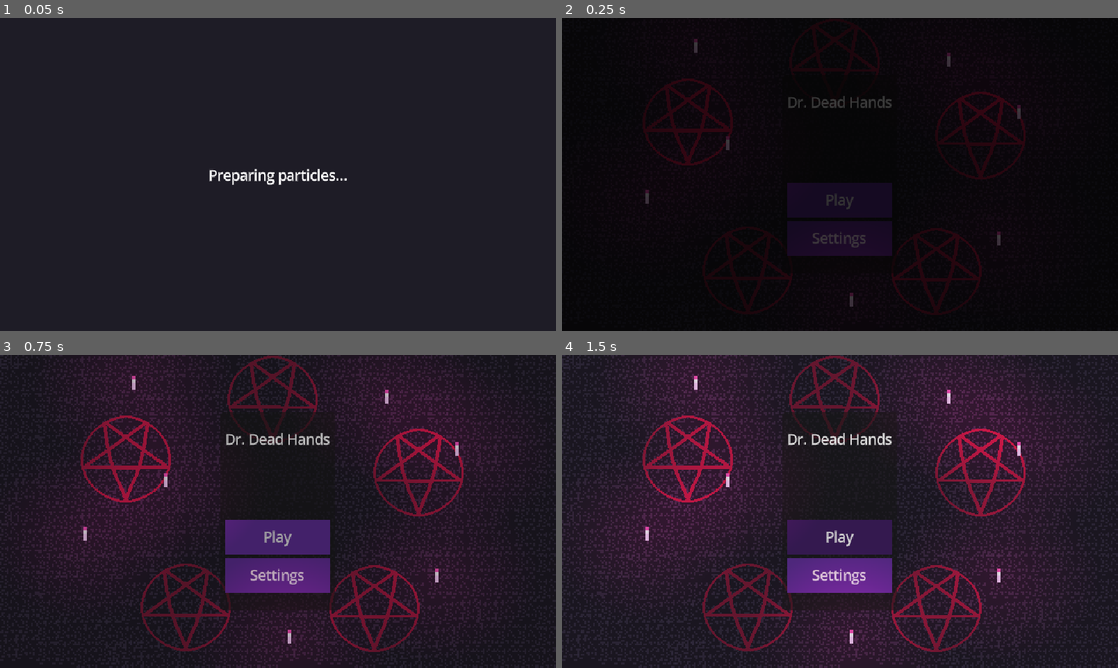
Above: before the commit, frames 1-4 (two rows, left to right).
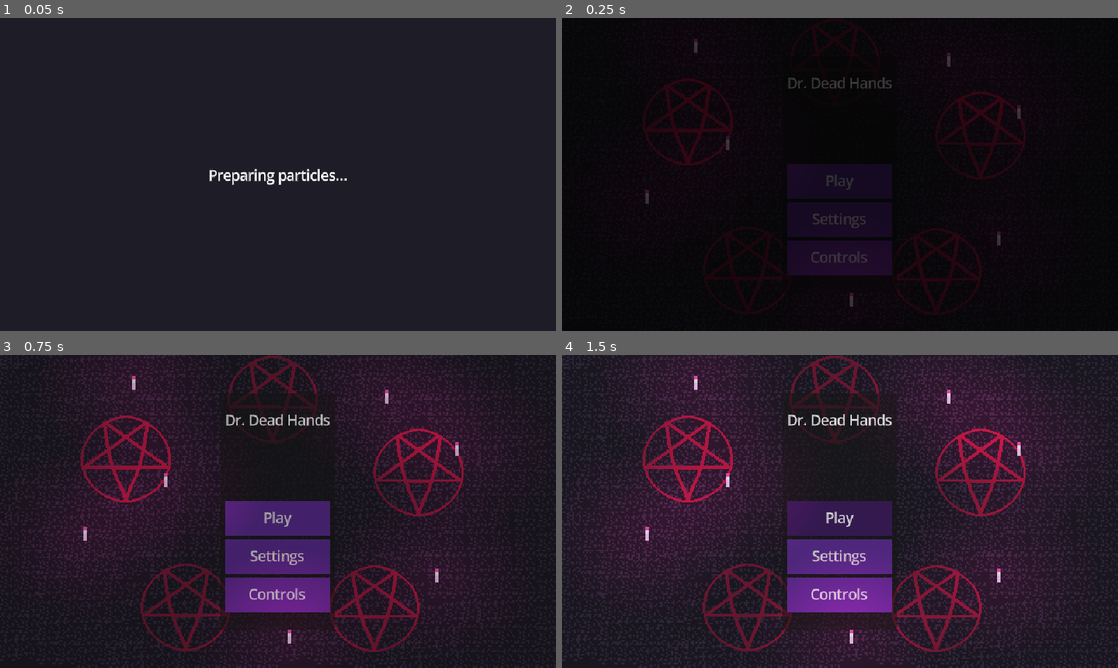
Above: after the commit, the same moments.

Repository: Diego-G-Sanchez/necro-bullet-hell
Game: Godot game, scene res://ui/start_screen.tscn
Two runs of this game, one before a commit and one after it. Both use one fixed random seed, a clock stepped at 60 frames per second and the inputs below.
Inputs (mouse positions are in pixels of both pictures, inside the frame that each line leads up to):
- Up to frame 1 (0.05 s): no input
- Up to frame 2 (0.25 s): no input
- Up to frame 3 (0.75 s): click (278, 596) at 0.5 s, where only the run after the commit has a clickable "Controls"
- Up to frame 4 (1.5 s): click "Play" at 1.25 s

Frame 1 is identical in both runs. In frame 2, 3.7% of the frame differs, in the area x 40-60%, y 18-83%; in frame 3, 4.4%; in frame 4, 5.3%, in the area x 39-61%, y 12-88%.

Commit message:
Controls

Diff:
--- a/globals.gd
+++ b/globals.gd
@@ -1,6 +1,18 @@
 extends Node
 
 const SAVE_PATH := "user://save.cfg"
+const REMAP_ACTIONS: Array[String] = [
+	"move_left",
+	"move_right",
+	"move_up",
+	"move_down",
+	"action1",
+	"action2",
+	"go_wolf",
+	"go_sharp",
+	"go_mage",
+	"pause",
+]
 const ENEMY_TYPES: Array[String] = ["zombie", "bat", "thiccums"]
 const ENEMY_LABELS := {
 	"zombie": "Zombies",
@@ -16,10 +28,12 @@
 var last_run_kills: Dictionary = {}
 var best_kills: Dictionary = {}
 var total_kills: Dictionary = {}
+var _default_primaries: Dictionary = {}
 
 @onready var music: AudioStreamPlayer = $Music
 
 func _ready() -> void:
+	_snapshot_default_primaries()
 	_empty_kill_maps()
 	_load_save()
 
@@ -45,6 +59,7 @@
 	_load_kill_map(cfg, "kills_last_", last_run_kills)
 	_load_kill_map(cfg, "kills_best_", best_kills)
 	_load_kill_map(cfg, "kills_total_", total_kills)
+	_apply_controls_from_cfg(cfg)
 
 func _load_kill_map(cfg: ConfigFile, prefix: String, target: Dictionary) -> void:
 	for enemy_type in ENEMY_TYPES:
@@ -59,11 +74,154 @@
 	_write_kill_map(cfg, "kills_last_", last_run_kills)
 	_write_kill_map(cfg, "kills_best_", best_kills)
 	_write_kill_map(cfg, "kills_total_", total_kills)
+	_write_controls(cfg)
 	cfg.save(SAVE_PATH)
 
 func _write_kill_map(cfg: ConfigFile, prefix: String, source: Dictionary) -> void:
 	for enemy_type in ENEMY_TYPES:
 		cfg.set_value("save", prefix + enemy_type, int(source.get(enemy_type, 0)))
+
+
+func _snapshot_default_primaries() -> void:
+	_default_primaries.clear()
+	for action in REMAP_ACTIONS:
+		var event := get_primary_event(action)
+		if event != null:
+			_default_primaries[action] = serialize_input_event(event)
+
+
+func _apply_controls_from_cfg(cfg: ConfigFile) -> void:
+	for action in REMAP_ACTIONS:
+		if not cfg.has_section_key("controls", action):
+			continue
+		var data: Variant = cfg.get_value("controls", action, {})
+		if data is Dictionary:
+			var event := deserialize_input_event(data)
+			if event != null:
+				replace_primary_event(action, event, false)
+
+
+func _write_controls(cfg: ConfigFile) -> void:
+	for action in REMAP_ACTIONS:
+		var event := get_primary_event(action)
+		if event == null:
+			continue
+		cfg.set_value("controls", action, serialize_input_event(event))
+
+
+func _save_controls() -> void:
+	var cfg := ConfigFile.new()
+	cfg.load(SAVE_PATH)
+	_write_controls(cfg)
+	cfg.save(SAVE_PATH)
+
+
+func get_primary_event(action: String) -> InputEvent:
+	var events := InputMap.action_get_events(action)
+	if events.is_empty():
+		return null
+	return events[0]
+
+
+func format_input_event(event: InputEvent) -> String:
+	if event is InputEventMouseButton:
+		match (event as InputEventMouseButton).button_index:
+			MOUSE_BUTTON_LEFT:
+				return "LMB"
+			MOUSE_BUTTON_RIGHT:
+				return "RMB"
+			MOUSE_BUTTON_MIDDLE:
+				return "MMB"
+			_:
+				return "Mouse %d" % (event as InputEventMouseButton).button_index
+	if event is InputEventKey:
+		var key_event := event as InputEventKey
+		var code := key_event.physical_keycode if key_event.physical_keycode != KEY_NONE else key_event.keycode
+		return OS.get_keycode_string(code)
+	if event == null:
+		return "Unbound"
+	return event.as_text()
+
+
+func serialize_input_event(event: InputEvent) -> Dictionary:
+	if event is InputEventKey:
+		var key_event := event as InputEventKey
+		return {
+			"type": "key",
+			"physical_keycode": int(key_event.physical_keycode),
+			"keycode": int(key_event.keycode),
+		}
+	if event is InputEventMouseButton:
+		return {
+			"type": "mouse",
+			"button_index": int((event as InputEventMouseButton).button_index),
+		}
+	return {}
+
+
+func deserialize_input_event(data: Dictionary) -> InputEvent:
+	var event_type := str(data.get("type", ""))
+	if event_type == "key":
+		var key_event := InputEventKey.new()
+		key_event.physical_keycode = int(data.get("physical_keycode", 0)) as Key
+		key_event.keycode = int(data.get("keycode", 0)) as Key
+		return key_event
+	if event_type == "mouse":
+		var mouse_event := InputEventMouseButton.new()
+		mouse_event.button_index = int(data.get("button_index", 0)) as MouseButton
+		return mouse_event
+	return null
+
+
+func events_match(a: InputEvent, b: InputEvent) -> bool:
+	if a == null or b == null:
+		return false
+	if a is InputEventKey and b is InputEventKey:
+		var a_key := a as InputEventKey
+		var b_key := b as InputEventKey
+		var a_code := a_key.physical_keycode if a_key.physical_keycode != KEY_NONE else a_key.keycode
+		var b_code := b_key.physical_keycode if b_key.physical_keycode != KEY_NONE else b_key.keycode
+		return a_code != KEY_NONE and a_code == b_code
+	if a is InputEventMouseButton and b is InputEventMouseButton:
+		return (a as InputEventMouseButton).button_index == (b as InputEventMouseButton).button_index
+	return false
+
+
+func replace_primary_event(action: String, new_event: InputEvent, persist: bool = true) -> void:
+	if new_event == null or not InputMap.has_action(action):
+		return
+	if persist:
+		_steal_primary(action, new_event)
+	var events := InputMap.action_get_events(action)
+	var rest: Array[InputEvent] = []
+	for i in range(1, events.size()):
+		rest.append(events[i])
+	InputMap.action_erase_events(action)
+	InputMap.action_add_event(action, new_event)
+	for leftover in rest:
+		if not events_match(leftover, new_event):
+			InputMap.action_add_event(action, leftover)
+	if persist:
+		_save_controls()
+
+
+func _steal_primary(except_action: String, new_event: InputEvent) -> void:
+	for action in REMAP_ACTIONS:
+		if action == except_action:
+			continue
+		var primary := get_primary_event(action)
+		if events_match(primary, new_event):
+			InputMap.action_erase_event(action, primary)
+
+
+func reset_controls_to_defaults() -> void:
+	for action in REMAP_ACTIONS:
+		var data: Variant = _default_primaries.get(action, {})
+		if data is Dictionary:
+			var event := deserialize_input_event(data)
+			if event != null:
+				replace_primary_event(action, event, false)
+	_save_controls()
 
 func try_save_high_score(score: int) -> void:
 	if score <= high_score:
--- /dev/null
+++ b/ui/controls.gd
@@ -0,0 +1,160 @@
+class_name ControlsMenu
+extends Button
+
+const ACTION_LABELS := {
+	"move_left": "Move Left",
+	"move_right": "Move Right",
+	"move_up": "Move Up",
+	"move_down": "Move Down",
+	"action1": "Primary Action",
+	"action2": "Secondary Action",
+	"go_wolf": "Wolf Hands",
+	"go_sharp": "Sharp Hands",
+	"go_mage": "Mage Hands",
+	"pause": "Pause",
+}
+
+@onready var overlay: Control = %Overlay
+@onready var bind_list: VBoxContainer = %BindList
+
+var _bind_buttons: Dictionary = {}
+var _listening_action: String = ""
+var _ignore_activating_click: bool = false
+
+
+func _ready() -> void:
+	process_mode = Node.PROCESS_MODE_ALWAYS
+	pressed.connect(_on_controls_pressed)
+	overlay.hide()
+	overlay.set_as_top_level(true)
+	_fit_overlay()
+	get_viewport().size_changed.connect(_fit_overlay)
+	_build_rows()
+
+
+func is_overlay_open() -> bool:
+	return overlay.visible
+
+
+func close_overlay() -> void:
+	_stop_listening()
+	overlay.hide()
+
+
+func _on_controls_pressed() -> void:
+	overlay.show()
+	_fit_overlay()
+	_refresh_labels()
+	move_to_front()
+
+
+func _on_back_pressed() -> void:
+	close_overlay()
+
+
+func _on_reset_pressed() -> void:
+	_stop_listening()
+	Globals.reset_controls_to_defaults()
+	_refresh_labels()
+
+
+func _fit_overlay() -> void:
+	overlay.position = Vector2.ZERO
+	overlay.size = get_viewport_rect().size
+
+
+func _build_rows() -> void:
+	for child in bind_list.get_children():
+		child.queue_free()
+	_bind_buttons.clear()
+	for action in Globals.REMAP_ACTIONS:
+		var row := Panel.new()
+		row.custom_minimum_size = Vector2(0, 28)
+		var hbox := HBoxContainer.new()
+		hbox.set_anchors_and_offsets_preset(Control.PRESET_FULL_RECT)
+		hbox.add_theme_constant_override("separation", 8)
+		var label := Label.new()
+		label.text = str(ACTION_LABELS.get(action, action))
+		label.size_flags_horizontal = Control.SIZE_EXPAND_FILL
+		var bind_button := Button.new()
+		bind_button.custom_minimum_size = Vector2(90, 0)
+		bind_button.size_flags_vertical = Control.SIZE_EXPAND_FILL
+		bind_button.pressed.connect(_on_bind_pressed.bind(action))
+		hbox.add_child(label)
+		hbox.add_child(bind_button)
+		row.add_child(hbox)
+		bind_list.add_child(row)
+		_bind_buttons[action] = bind_button
+	_refresh_labels()
+
+
+func _refresh_labels() -> void:
+	for action in _bind_buttons:
+		if action == _listening_action:
+			continue
+		var button: Button = _bind_buttons[action]
+		var event := Globals.get_primary_event(action)
+		button.text = Globals.format_input_event(event)
+
+
+func _on_bind_pressed(action: String) -> void:
+	if _listening_action == action:
+		_stop_listening()
+		_refresh_labels()
+		return
+	_start_listening(action)
+
+
+func _start_listening(action: String) -> void:
+	_listening_action = action
+	_ignore_activating_click = true
+	var button: Button = _bind_buttons[action]
+	button.release_focus()
+	button.text = "Press any key..."
+	_refresh_labels()
+
+
+func _stop_listening() -> void:
+	_listening_action = ""
+	_ignore_activating_click = false
+
+
+func _input(event: InputEvent) -> void:
+	if not overlay.visible:
+		return
+	if _listening_action.is_empty():
+		if event.is_action_pressed("pause"):
+			close_overlay()
+			get_viewport().set_input_as_handled()
+		return
+	if _ignore_activating_click and event is InputEventMouseButton:
+		if not event.pressed:
+			_ignore_activating_click = false
+		get_viewport().set_input_as_handled()
+		return
+	_ignore_activating_click = false
+	if event is InputEventMouseButton and event.pressed:
+		var hovered := get_viewport().gui_get_hovered_control()
+		if hovered is Button and overlay.is_ancestor_of(hovered):
+			return
+	if not event.is_pressed() or event.is_echo():
+		return
+	if event is InputEventKey or event is InputEventMouseButton:
+		Globals.replace_primary_event(_listening_action, _clean_bind_event(event))
+		_stop_listening()
+		_refresh_labels()
+		get_viewport().set_input_as_handled()
+
+
+func _clean_bind_event(event: InputEvent) -> InputEvent:
+	if event is InputEventKey:
+		var key_event := event as InputEventKey
+		var cleaned := InputEventKey.new()
+		cleaned.physical_keycode = key_event.physical_keycode
+		cleaned.keycode = key_event.keycode
+		return cleaned
+	if event is InputEventMouseButton:
+		var cleaned := InputEventMouseButton.new()
+		cleaned.button_index = (event as InputEventMouseButton).button_index
+		return cleaned
+	return event
--- /dev/null
+++ b/ui/controls.tscn
@@ -0,0 +1,97 @@
+[gd_scene format=3 uid="uid://c0ntr0lsscene"]
+
+[ext_resource type="Script" uid="uid://c0ntr0lsremap" path="res://ui/controls.gd" id="1_controls"]
+
+[sub_resource type="StyleBoxFlat" id="StyleBoxFlat_u0541"]
+bg_color = Color(0.35686275, 0.1764706, 0.5647059, 1)
+
+[sub_resource type="StyleBoxFlat" id="StyleBoxFlat_oo8kp"]
+bg_color = Color(0.23529412, 0.11372549, 0.36078432, 1)
+
+[sub_resource type="StyleBoxFlat" id="StyleBoxFlat_overlay"]
+bg_color = Color(0.14117648, 0.078431375, 0.21960784, 1)
+
+[node name="Controls" type="Button"]
+custom_minimum_size = Vector2(0, 40)
+process_mode = 3
+offset_right = 80.0
+offset_bottom = 40.0
+theme_override_styles/normal = SubResource("StyleBoxFlat_u0541")
+theme_override_styles/hover = SubResource("StyleBoxFlat_oo8kp")
+text = "Controls"
+script = ExtResource("1_controls")
+
+[node name="Overlay" type="Control" parent="."]
+unique_name_in_owner = true
+visible = false
+top_level = true
+z_index = 20
+layout_mode = 3
+anchors_preset = 15
+anchor_right = 1.0
+anchor_bottom = 1.0
+grow_horizontal = 2
+grow_vertical = 2
+mouse_filter = 0
+
+[node name="PanelContainer" type="PanelContainer" parent="Overlay"]
+layout_mode = 1
+anchors_preset = 15
+anchor_right = 1.0
+anchor_bottom = 1.0
+grow_horizontal = 2
+grow_vertical = 2
+theme_override_styles/panel = SubResource("StyleBoxFlat_overlay")
+
+[node name="Panel" type="Panel" parent="Overlay/PanelContainer"]
+layout_mode = 2
+theme_override_styles/panel = SubResource("StyleBoxFlat_overlay")
+
+[node name="MarginContainer" type="MarginContainer" parent="Overlay/PanelContainer/Panel"]
+layout_mode = 1
+anchors_preset = 15
+anchor_right = 1.0
+anchor_bottom = 1.0
+grow_horizontal = 2
+grow_vertical = 2
+theme_override_constants/margin_left = 10
+theme_override_constants/margin_top = 10
+theme_override_constants/margin_right = 10
+theme_override_constants/margin_bottom = 10
+
+[node name="VBoxContainer" type="VBoxContainer" parent="Overlay/PanelContainer/Panel/MarginContainer"]
+layout_mode = 2
+theme_override_constants/separation = 6
+
+[node name="Label" type="Label" parent="Overlay/PanelContainer/Panel/MarginContainer/VBoxContainer"]
+layout_mode = 2
+text = "Controls"
+horizontal_alignment = 1
+
+[node name="ScrollContainer" type="ScrollContainer" parent="Overlay/PanelContainer/Panel/MarginContainer/VBoxContainer"]
+layout_mode = 2
+size_flags_vertical = 3
+horizontal_scroll_mode = 0
+
+[node name="BindList" type="VBoxContainer" parent="Overlay/PanelContainer/Panel/MarginContainer/VBoxContainer/ScrollContainer"]
+unique_name_in_owner = true
+layout_mode = 2
+size_flags_horizontal = 3
+theme_override_constants/separation = 4
+
+[node name="Reset" type="Button" parent="Overlay/PanelContainer/Panel/MarginContainer/VBoxContainer"]
+custom_minimum_size = Vector2(0, 32)
+layout_mode = 2
+theme_override_styles/normal = SubResource("StyleBoxFlat_u0541")
+theme_override_styles/hover = SubResource("StyleBoxFlat_oo8kp")
+text = "Reset Defaults"
+
+[node name="Back" type="Button" parent="Overlay/PanelContainer/Panel/MarginContainer/VBoxContainer"]
+custom_minimum_size = Vector2(0, 40)
+layout_mode = 2
+theme_override_styles/normal = SubResource("StyleBoxFlat_u0541")
+theme_override_styles/hover = SubResource("StyleBoxFlat_oo8kp")
+text = "Back"
+
+[connection signal="pressed" from="Overlay/PanelContainer/Panel/MarginContainer/VBoxContainer/Reset" to="." method="_on_reset_pressed"]
+[connection signal="pressed" from="Overlay/PanelContainer/Panel/MarginContainer/VBoxContainer/Back" to="." method="_on_back_pressed"]
--- a/ui/game_over.tscn
+++ b/ui/game_over.tscn
@@ -3,6 +3,7 @@
 [ext_resource type="Script" uid="uid://bdcf0b1e38pok" path="res://ui/game_over.gd" id="1_oo8kp"]
 [ext_resource type="PackedScene" uid="uid://6xmfygh63m6r" path="res://ui/Transition.tscn" id="2_5eixk"]
 [ext_resource type="PackedScene" path="res://ui/kill_stats.tscn" id="3_kills"]
+[ext_resource type="PackedScene" uid="uid://c0ntr0lsscene" path="res://ui/controls.tscn" id="4_controls"]
 
 [sub_resource type="StyleBoxFlat" id="StyleBoxFlat_u0541"]
 bg_color = Color(0.35686275, 0.1764706, 0.5647059, 1)
@@ -71,6 +72,12 @@
 theme_override_styles/hover = SubResource("StyleBoxFlat_oo8kp")
 text = "Play again"
 
+[node name="Controls" parent="PanelContainer/MarginContainer/VBoxContainer" instance=ExtResource("4_controls")]
+unique_name_in_owner = true
+layout_mode = 2
+size_flags_vertical = 3
+size_flags_stretch_ratio = 0.25
+
 [node name="Transition" parent="." unique_id=293391647 instance=ExtResource("2_5eixk")]
 layout_mode = 1
 anchors_preset = 15
--- a/ui/pause.gd
+++ b/ui/pause.gd
@@ -5,6 +5,7 @@
 const BUS_SFX := "SFX"
 
 @onready var settings_panel: Control = %SettingsPage
+@onready var controls: ControlsMenu = %Controls
 @onready var master_slider: HSlider = %"Master Volume"
 @onready var music_slider: HSlider = %Music
 @onready var sfx_slider: HSlider = %SFX
@@ -20,6 +21,10 @@
 
 func _unhandled_input(event: InputEvent) -> void:
 	if not event.is_action_pressed("pause"):
+		return
+	if controls.is_overlay_open():
+		controls.close_overlay()
+		get_viewport().set_input_as_handled()
 		return
 	if settings_panel.visible:
 		settings_panel.visible = false
@@ -62,6 +67,8 @@
 
 
 func _resume() -> void:
+	if controls.is_overlay_open():
+		controls.close_overlay()
 	settings_panel.visible = false
 	visible = false
 	get_tree().paused = false
--- a/ui/pause.tscn
+++ b/ui/pause.tscn
@@ -1,6 +1,7 @@
 [gd_scene format=3 uid="uid://0ex62gk6em53"]
 
 [ext_resource type="Script" path="res://ui/pause.gd" id="1_pause"]
+[ext_resource type="PackedScene" uid="uid://c0ntr0lsscene" path="res://ui/controls.tscn" id="2_controls"]
 
 [sub_resource type="StyleBoxFlat" id="StyleBoxFlat_u0541"]
 bg_color = Color(0.35686275, 0.1764706, 0.5647059, 1)
@@ -62,6 +63,10 @@
 theme_override_styles/normal = SubResource("StyleBoxFlat_u0541")
 theme_override_styles/hover = SubResource("StyleBoxFlat_oo8kp")
 text = "Settings"
+
+[node name="Controls" parent="PanelContainer/MarginContainer/VBoxContainer" instance=ExtResource("2_controls")]
+unique_name_in_owner = true
+layout_mode = 2
 
 [node name="SettingsPage" type="Control" parent="."]
 unique_name_in_owner = true
--- a/ui/start_screen.tscn
+++ b/ui/start_screen.tscn
@@ -6,6 +6,7 @@
 [ext_resource type="PackedScene" uid="uid://6xmfygh63m6r" path="res://ui/Transition.tscn" id="3_nledq"]
 [ext_resource type="Texture2D" uid="uid://c10dsi1ess381" path="res://assets/pentagram.png" id="4_igmpp"]
 [ext_resource type="PackedScene" uid="uid://bpt23va4cmjak" path="res://scenes/torch.tscn" id="5_a8ycg"]
+[ext_resource type="PackedScene" uid="uid://c0ntr0lsscene" path="res://ui/controls.tscn" id="6_controls"]
 
 [sub_resource type="StyleBoxFlat" id="StyleBoxFlat_u0541"]
 bg_color = Color(0.35686275, 0.1764706, 0.5647059, 1)
@@ -38,9 +39,9 @@
 anchor_right = 0.5
 anchor_bottom = 0.5
 offset_left = -66.0
-offset_top = -99.0
+offset_top = -120.0
 offset_right = 66.0
-offset_bottom = 99.0
+offset_bottom = 120.0
 grow_horizontal = 2
 grow_vertical = 2
 
@@ -83,6 +84,10 @@
 theme_override_styles/hover = SubResource("StyleBoxFlat_oo8kp")
 text = "Settings"
 
+[node name="Controls" parent="PanelContainer/MarginContainer/VBoxContainer" unique_id=388195704 instance=ExtResource("6_controls")]
+unique_name_in_owner = true
+layout_mode = 2
+
 [node name="AudioStreamPlayer2D" type="AudioStreamPlayer2D" parent="." unique_id=1028298619]
 stream = ExtResource("2_50anp")
 autoplay = true
@@ -91,6 +96,7 @@
 [node name="SettingsPage" type="Control" parent="." unique_id=794871055]
 unique_name_in_owner = true
 visible = false
+z_index = 5
 layout_mode = 1
 anchors_preset = 15
 anchor_right = 1.0
@@ -200,7 +206,6 @@
 
 [node name="Transition" parent="." unique_id=293391647 instance=ExtResource("3_nledq")]
 layout_mode = 1
-anchors_preset = 15
 grow_horizontal = 2
 grow_vertical = 2
 next_scene = "res://scenes/main.tscn"
Not shown, added: ui/controls.gd.uid
